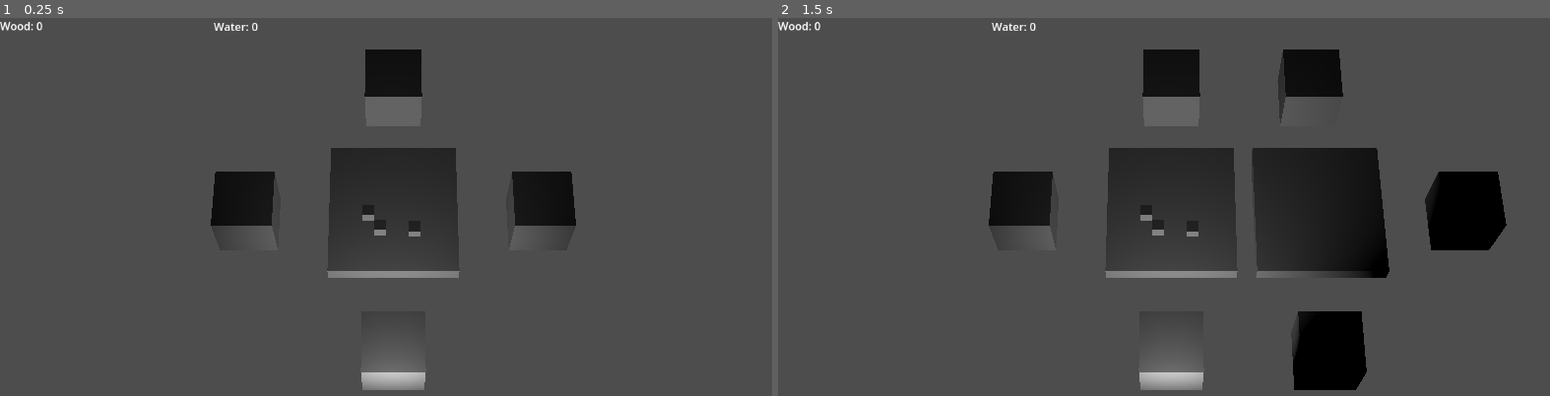
Above: before the commit, frames 1-2 (left to right).
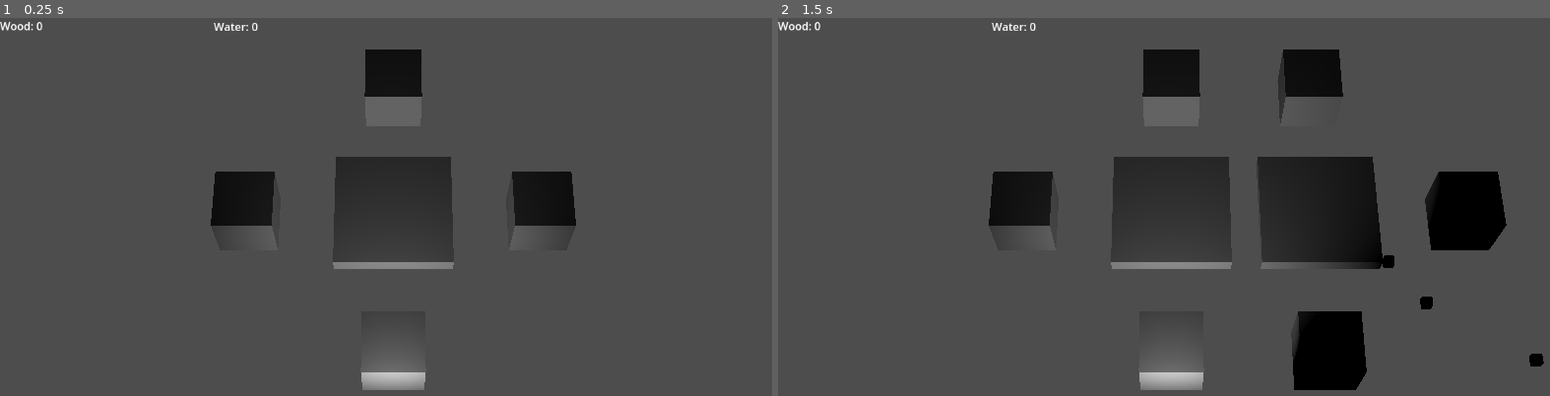
Above: after the commit, the same moments.

Repository: taiyo-harenohi/MODE
Game: Godot game, scene res://scenes/main.tscn
The game is run twice, just before and just after one commit, with the same random seed, the same clock (stepped at 60 frames per second) and the same inputs.
Inputs (mouse positions are in pixels of both pictures, inside the frame that each line leads up to):
- Up to frame 1 (0.25 s): no input
- Up to frame 2 (1.5 s): tap Enter at 0.5 s; move the mouse to (1341, 218) at 0.52 s; tap M (to_center) at 0.6 s; click (1341, 218) at 0.67 s; tap N (restart_zoom) at 1.25 s; drag from (1017, 259) to (1133, 327) at 1.27 s

The runs differ from the first frame. In frame 1, 1.3% of the frame differs, in the area x 42-60%, y 34-69%; in frame 2, 2.7%, in the area x 42-100%, y 34-93%.

Commit message:
Add generating resources (out of boundaries for now)

Diff:
--- a/project.godot
+++ b/project.godot
@@ -31,8 +31,3 @@
 "events": [Object(InputEventKey,"resource_local_to_scene":false,"resource_name":"","device":-1,"window_id":0,"alt_pressed":false,"shift_pressed":false,"ctrl_pressed":false,"meta_pressed":false,"pressed":false,"keycode":0,"physical_keycode":78,"key_label":0,"unicode":110,"echo":false,"script":null)
 ]
 }
-is_clicked={
-"deadzone": 0.5,
-"events": [Object(InputEventMouseButton,"resource_local_to_scene":false,"resource_name":"","device":-1,"window_id":0,"alt_pressed":false,"shift_pressed":false,"ctrl_pressed":false,"meta_pressed":false,"button_mask":0,"position":Vector2(0, 0),"global_position":Vector2(0, 0),"factor":1.0,"button_index":1,"canceled":false,"pressed":false,"double_click":false,"script":null)
-]
-}
--- a/scenes/main.tscn
+++ b/scenes/main.tscn
@@ -1,35 +1,14 @@
-[gd_scene load_steps=6 format=3 uid="uid://s4pjmawr2pyx"]
+[gd_scene load_steps=5 format=3 uid="uid://s4pjmawr2pyx"]
 
 [ext_resource type="Script" path="res://scripts/Resource.gd" id="1_2jgal"]
 [ext_resource type="PackedScene" uid="uid://byadm7hmy2wjj" path="res://scenes/platform.tscn" id="1_ploio"]
 [ext_resource type="Script" path="res://scripts/Camera3D.gd" id="1_w78d5"]
-
-[sub_resource type="BoxShape3D" id="BoxShape3D_tnflf"]
-
-[sub_resource type="BoxMesh" id="BoxMesh_2dli3"]
+[ext_resource type="Script" path="res://scripts/UI.gd" id="3_82hg2"]
 
 [node name="Node3D" type="Node3D"]
 
 [node name="platform" parent="." instance=ExtResource("1_ploio")]
 transform = Transform3D(0.328004, 0, 0, 0, 0.328004, 0, 0, 0, 0.328004, 0, 0, 0)
-
-[node name="item1" type="StaticBody3D" parent="." groups=["resources", "wood"]]
-transform = Transform3D(0.0634945, 0, 0, 0, 0.0634945, 0, 0, 0, 0.0634945, -0.135203, 0.160445, 0.0846909)
-
-[node name="CollisionShape3D" type="CollisionShape3D" parent="item1"]
-shape = SubResource("BoxShape3D_tnflf")
-
-[node name="MeshInstance3D" type="MeshInstance3D" parent="item1"]
-mesh = SubResource("BoxMesh_2dli3")
-
-[node name="item2" type="StaticBody3D" parent="." groups=["resources", "water"]]
-transform = Transform3D(0.0634945, 0, 0, 0, 0.0634945, 0, 0, 0, 0.0634945, 0.112304, 0.160445, 0.184323)
-
-[node name="CollisionShape3D" type="CollisionShape3D" parent="item2"]
-shape = SubResource("BoxShape3D_tnflf")
-
-[node name="MeshInstance3D" type="MeshInstance3D" parent="item2"]
-mesh = SubResource("BoxMesh_2dli3")
 
 [node name="Camera3D" type="Camera3D" parent="."]
 transform = Transform3D(1, 0, 0, 0, 0.422618, 0.906308, 0, -0.906308, 0.422618, 0, 5, 2.5)
@@ -45,6 +24,7 @@
 anchor_bottom = 1.0
 offset_right = 0.303955
 offset_bottom = 5.0
+script = ExtResource("3_82hg2")
 
 [node name="wood_label" type="Label" parent="UI"]
 layout_mode = 1
@@ -68,15 +48,5 @@
 offset_bottom = 0.251999
 text = "Water: 0"
 
-[node name="item3" type="StaticBody3D" parent="." groups=["resources", "water"]]
-transform = Transform3D(0.0634945, 0, 0, 0, 0.0634945, 0, 0, 0, 0.0634945, -0.0711329, 0.160445, 0.173632)
-
-[node name="CollisionShape3D" type="CollisionShape3D" parent="item3"]
-shape = SubResource("BoxShape3D_tnflf")
-
-[node name="MeshInstance3D" type="MeshInstance3D" parent="item3"]
-mesh = SubResource("BoxMesh_2dli3")
-
 [node name="HandleResources" type="Node3D" parent="."]
-transform = Transform3D(0.733555, 0, 0, 0, 0.733555, 0, 0, 0, 0.733555, -0.00560865, 0.0287098, 0.026402)
 script = ExtResource("1_2jgal")
--- a/scenes/platform.tscn
+++ b/scenes/platform.tscn
@@ -15,13 +15,13 @@
 [node name="platform" type="Node3D" groups=["platform"]]
 script = ExtResource("1_2qbu2")
 
-[node name="StaticBody3D" type="StaticBody3D" parent="."]
-transform = Transform3D(2.17437, 0, 0, 0, 0.296265, 0, 0, 0, 2.32934, 0, 0, 0)
+[node name="ground" type="StaticBody3D" parent="."]
+transform = Transform3D(2, 0, 0, 0, 0.272, 0, 0, 0, 2, 0, 0, 0)
 
-[node name="CollisionShape3D" type="CollisionShape3D" parent="StaticBody3D"]
+[node name="CollisionShape3D" type="CollisionShape3D" parent="ground"]
 shape = SubResource("BoxShape3D_gys0x")
 
-[node name="MeshInstance3D" type="MeshInstance3D" parent="StaticBody3D"]
+[node name="MeshInstance3D" type="MeshInstance3D" parent="ground"]
 mesh = SubResource("BoxMesh_pd338")
 
 [node name="up" type="StaticBody3D" parent="." groups=["arrow"]]
--- /dev/null
+++ b/scenes/wood.tscn
@@ -0,0 +1,19 @@
+[gd_scene load_steps=4 format=3 uid="uid://bnnl7dkrhkvhs"]
+
+[ext_resource type="Script" path="res://scripts/Resource.gd" id="1_fxv8c"]
+
+[sub_resource type="BoxShape3D" id="BoxShape3D_wi321"]
+
+[sub_resource type="BoxMesh" id="BoxMesh_ul6vk"]
+
+[node name="wood" type="Node3D"]
+script = ExtResource("1_fxv8c")
+
+[node name="item1" type="StaticBody3D" parent="." groups=["resources", "wood"]]
+transform = Transform3D(0.05, 0, 0, 0, 0.05, 0, 0, 0, 0.05, 0, 0, 0)
+
+[node name="CollisionShape3D" type="CollisionShape3D" parent="item1"]
+shape = SubResource("BoxShape3D_wi321")
+
+[node name="MeshInstance3D" type="MeshInstance3D" parent="item1"]
+mesh = SubResource("BoxMesh_ul6vk")
--- a/scripts/Camera3D.gd
+++ b/scripts/Camera3D.gd
@@ -68,5 +68,5 @@
 			_instance.global_transform = result["collider"].global_transform
 			result["collider"].queue_free()
 			_instance.detect_colliders()
-			_instance.generate_resources()
+			_instance.generate_platforms()
 			count += 1
--- a/scripts/Platform.gd
+++ b/scripts/Platform.gd
@@ -5,6 +5,10 @@
 	"wood": 53,
 	"water": 100,
 }
+
+var resourcesList = {}
+
+@onready var _platform = $"ground"
 
 func detect_colliders():
 	var arrows_to_delete = []
@@ -21,18 +25,55 @@
 		if arrow_to_delete.is_in_group("arrow"):
 			arrow_to_delete.queue_free()
 
-func generate_resources():
+func generate_platforms():
 	var rng = RandomNumberGenerator.new()
 	var probability = rng.randf_range(1, 100)
+	var type = ""
 
 	if in_between(0, probabilityDict["nothing"], probability):
 		print("generate nothing")
 	elif in_between(probabilityDict["nothing"], probabilityDict["wood"], probability):
 		print("generate wood")
+		type = "wood"
 	elif in_between(probabilityDict["wood"], probabilityDict["water"], probability):
 		print("generate water")
+		type = "water"
+
+	if type != "":
+		generate_resources(type)
 
 func in_between(minVal, maxVal, number) -> bool:
 	if number > minVal && number < maxVal:
 		return true
 	return false
+
+func generate_resources(type):
+	var rng = RandomNumberGenerator.new()
+	var probability = rng.randf_range(1, 4)
+
+	var cube_scale = self.get_node("ground").scale
+	var side_length = cube_scale.x
+
+	# TODO: load resource -- path the same, the end will be based on the type
+	var resource = load("res://scenes/wood.tscn")
+	var i = 0
+	while i < probability:
+		var position_x = rng.randf_range(0, side_length)
+		var position_z = rng.randf_range(0, side_length)
+
+		var ground_position = _platform.global_transform.origin
+		# TODO: not correct position
+		var resource_position = ground_position + Vector3(position_x / cube_scale.x, cube_scale.y, position_z / cube_scale.z)
+
+
+		var _instance = resource.instantiate()
+		get_tree().get_root().add_child(_instance)
+		_instance.transform.origin = resource_position
+
+		_instance.connect("destroyResource", destroyResource)
+		resourcesList[_instance.global_position] = _instance.position
+		i += 1
+
+func destroyResource(resource):
+	if resource.global_position in _platform.resourcesList.keys():
+		_platform.resourceList.remove(resource.global_position)
--- /dev/null
+++ b/scripts/UI.gd
@@ -0,0 +1,20 @@
+extends Control
+
+@onready var _wood_label = $"wood_label"
+@onready var _water_label = $"water_label"
+
+@onready var _handle = $"../HandleResources"
+
+# Called when the node enters the scene tree for the first time.
+func _ready():
+	_handle.connect("changeText", changeText)
+	pass # Replace with function body.
+
+
+# Called every frame. 'delta' is the elapsed time since the previous frame.
+func _process(delta):
+	pass
+
+func changeText(type, value):
+	if type == "wood":
+		_wood_label.text = str("Wood: ", value)
--- a/scripts/resource.gd
+++ b/scripts/resource.gd
@@ -1,7 +1,11 @@
 extends Node3D
 
-@onready var _wood_label = $"../UI/wood_label"
-@onready var _water_label = $"../UI/water_label"
+#TODO: send signal to change this
+
+signal changeText
+signal destroyResource
+
+var type = ""
 
 var rndMax = {
 		"wood" : 4,
@@ -15,13 +19,17 @@
 
 func detect_object(collied_object, time):
 	if time >= 3:
+		destroyResource.emit(collied_object)
 		collied_object.queue_free()
 		if collied_object.is_in_group("wood"):
-			total["wood"] += int(count_random(rndMax["wood"]))
-			_wood_label.text = str("Wood: ", total["wood"])
+			type = "wood"
+			total[type] += int(count_random(rndMax[type]))
 		elif collied_object.is_in_group("water"):
-			total["water"] += int(count_random(rndMax["water"]))
-			_water_label.text = str("Water: ", total["water"])
+			type = "water"
+			total[type] += int(count_random(rndMax[type]))
+
+		if type != "":
+			changeText.emit(type, total[type])
 
 func count_random(maxInt) -> float:
 	var rng = RandomNumberGenerator.new()
